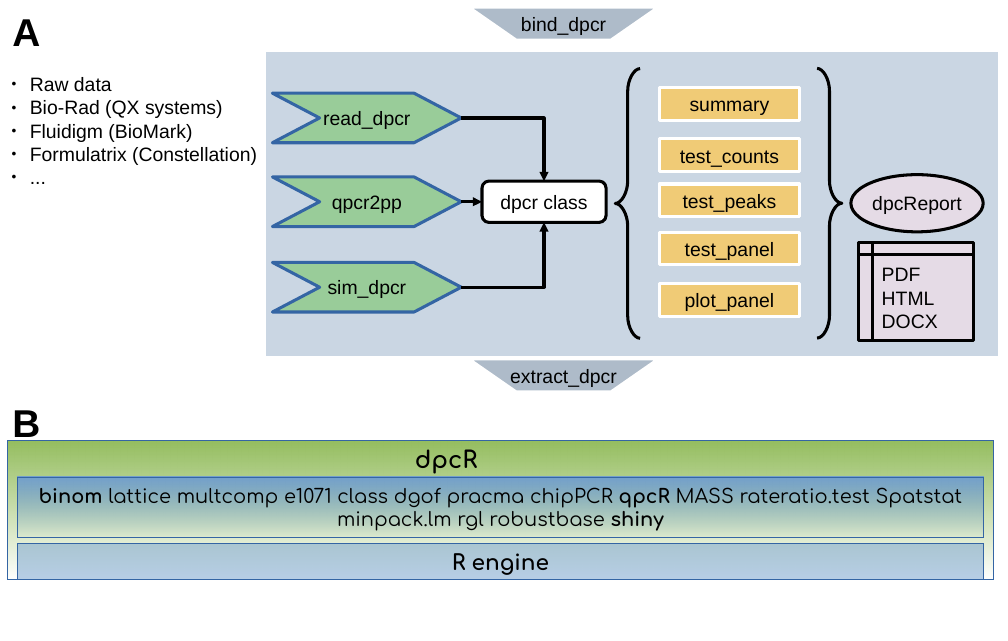
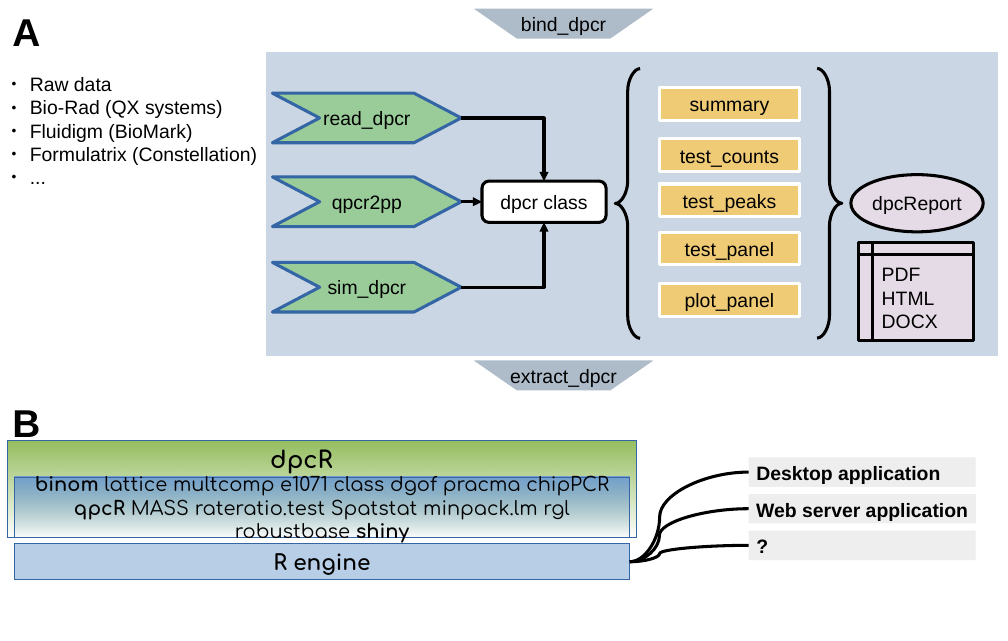
Before and after one commit to michbur/dpcR_article, a slide deck: slide 2 of dpcR_analysis.odp. Drawn at 1008x641 pixels with LibreOffice and Linux fonts; fonts in the diff are those of the drawing. Boxes give left, top, right and bottom in pixels: in the first picture for what was removed or moved away, otherwise in the second. Text is boxed around its words. In the diff, an @@ line names an element or a change of style, - is before the commit and + after.

```diff
--- a/dpcR_analysis.odp
+++ b/dpcR_analysis.odp
@@ rectangle: place and size @@
-rectangle at [8,441,993,580]
+rectangle at [8,441,636,539]
@@ text "dpcR": place and size @@
-text "dpcR" at [415,449,477,474]
+text "dpcR" at [270,449,332,474]
@@ rectangle "binom lattice multcomp e1071 class ...": place and size @@
-rectangle "binom lattice multcomp e1071 class ..." at [18,477,983,538]
+rectangle "binom lattice multcomp e1071 class ..." at [14,477,629,538]
@@ rectangle "R engine": place and size @@
-rectangle "R engine" at [18,544,983,580]
+rectangle "R engine" at [14,544,629,580]
@@ group added at [630,458,976,563]: 3 rectangles, 3 curved lines @@
+Desktop application
+Web server application
+?
```
Also in this commit, not shown: 2 other files.
